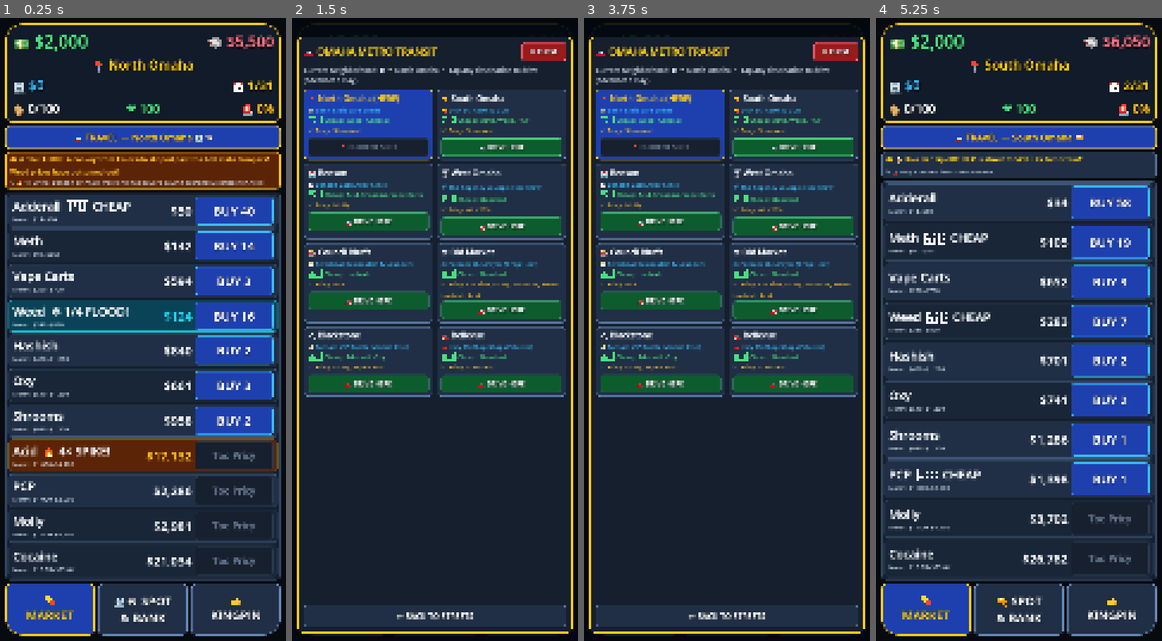
Above: before the commit, frames 1-4 (left to right).
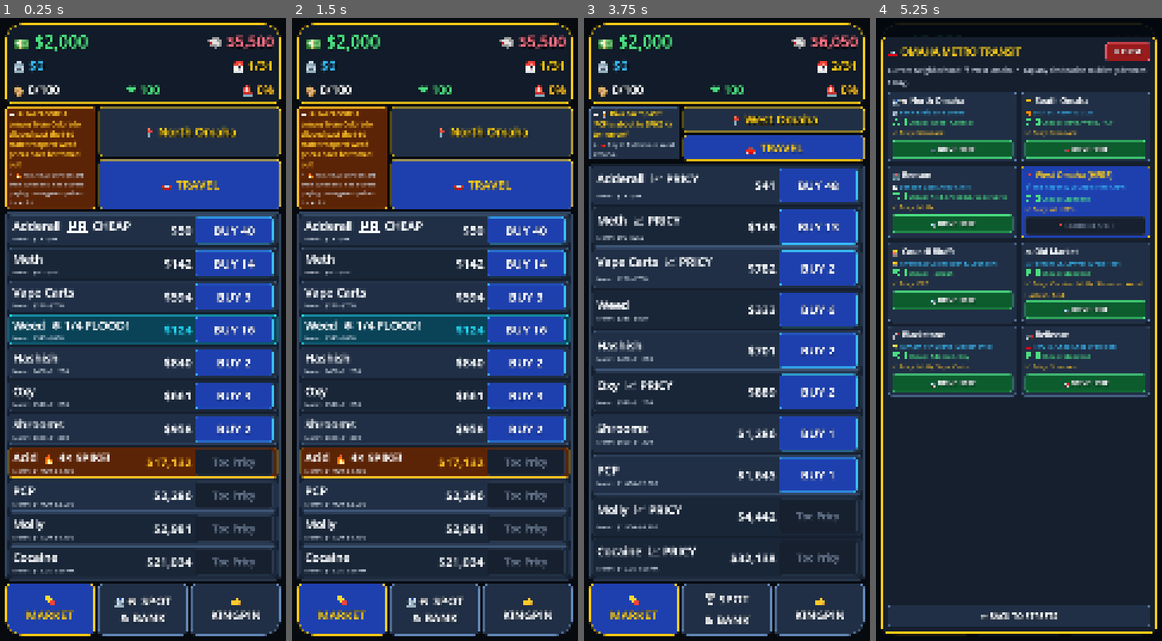
Above: after the commit, the same moments.

Repository: TimGoergen/dope-wars
Game: Godot game, scene res://Main.tscn
The game is run twice, just before and just after one commit, with the same random seed, the same clock (stepped at 60 frames per second) and the same inputs.
Inputs (mouse positions are in pixels of both pictures, inside the frame that each line leads up to):
- Up to frame 1 (0.25 s): no input
- Up to frame 2 (1.5 s): click (435, 136) at 0.5 s, where only the run before the commit has a clickable "🚗 TRAVEL — North Omaha 🏦🦈"; click (343, 155) at 1.27 s
- Up to frame 3 (3.75 s): click (686, 211) at 2.02 s; click (772, 186) at 2.75 s, where only the run after the commit has a clickable "🚗 TRAVEL"; click "BUY 40" at 3.5 s
- Up to frame 4 (5.25 s): click (927, 136) at 4.27 s; click (1064, 148) at 5 s, where only the run after the commit has a clickable "🚗 TRAVEL"

The runs differ from the first frame. In frame 1, 36% of the frame differs, in the area x 1-99%, y 6-90%; in frame 2, 53%, in the area x 1-99%, y 0-100%; in frame 3, 45%; in frame 4, 47%.

Commit message:
feat(ui): split top strip into 1/3 hold-to-expand News and 2/3 Location + Travel

Diff:
--- a/game/scripts/Main.gd
+++ b/game/scripts/Main.gd
@@ -32,6 +32,8 @@
 var _scanner_card: PanelContainer
 var _log_line_1: Label
 var _log_line_2: Label
+var _news_expand_panel: PanelContainer
+var _news_expand_vbox: VBoxContainer
 var _product_rows: Dictionary = {} # product_id -> Dictionary of nodes
 
 # Spot & Bank Tab Dynamic VBox
@@ -175,11 +177,31 @@
 	)
 	add_child(_dev_tuning_overlay)
 
+	# Press-and-Hold Expanded News Panel (grows up to 1200px / half screen height while held)
+	_news_expand_panel = PanelContainer.new()
+	_news_expand_panel.visible = false
+	_news_expand_panel.mouse_filter = Control.MOUSE_FILTER_IGNORE
+	_news_expand_panel.add_theme_stylebox_override("panel", UiPalette.make_box(UiPalette.PANEL_BG, UiPalette.GOLD_ACCENT, 16, 4, 16, 14))
+	add_child(_news_expand_panel)
+
+	var news_scroll := ScrollContainer.new()
+	news_scroll.horizontal_scroll_mode = ScrollContainer.SCROLL_MODE_DISABLED
+	news_scroll.size_flags_horizontal = Control.SIZE_EXPAND_FILL
+	news_scroll.size_flags_vertical = Control.SIZE_EXPAND_FILL
+	news_scroll.mouse_filter = Control.MOUSE_FILTER_IGNORE
+	_news_expand_panel.add_child(news_scroll)
+
+	_news_expand_vbox = VBoxContainer.new()
+	_news_expand_vbox.size_flags_horizontal = Control.SIZE_EXPAND_FILL
+	_news_expand_vbox.add_theme_constant_override("separation", 8)
+	_news_expand_vbox.mouse_filter = Control.MOUSE_FILTER_IGNORE
+	news_scroll.add_child(_news_expand_vbox)
+
 
 func _build_hero_header(parent: VBoxContainer) -> void:
 	var card := PanelContainer.new()
 	card.size_flags_horizontal = Control.SIZE_EXPAND_FILL
-	card.custom_minimum_size = Vector2(0, 304)
+	card.custom_minimum_size = Vector2(0, 268)
 	card.add_theme_stylebox_override("panel", UiPalette.make_hero_header_box())
 	parent.add_child(card)
 	_hero_card = card
@@ -188,7 +210,7 @@
 	vbox.size_flags_horizontal = Control.SIZE_EXPAND_FILL
 	vbox.size_flags_vertical = Control.SIZE_EXPAND_FILL
 	vbox.alignment = BoxContainer.ALIGNMENT_CENTER
-	vbox.add_theme_constant_override("separation", 10)
+	vbox.add_theme_constant_override("separation", 12)
 	card.add_child(vbox)
 
 	# Row 1: Edge-Pinned Left (Cash) and Right (Debt) with a wide empty center gap
@@ -207,11 +229,7 @@
 
 	_debt_lbl = UiPalette.add_hero_label(r1, "🦈 $5,500", UiPalette.FONT_HERO_DEBT, UiPalette.DEBT_CRIMSON, HORIZONTAL_ALIGNMENT_RIGHT)
 
-	# Centered Location Row (Below camera cutout): Red pin icon + Full District Name (no numbers)
-	_loc_lbl = UiPalette.add_hero_label(vbox, "📍 North Omaha", UiPalette.FONT_HERO, UiPalette.GOLD_ACCENT, HORIZONTAL_ALIGNMENT_CENTER)
-	_loc_lbl.size_flags_horizontal = Control.SIZE_EXPAND_FILL
-
-	# Row 2: Left (Bank) | Right (Calendar Icon + x/y)
+	# Row 2 (Below camera cutout): Left (Bank) | Right (Calendar Icon + x/y)
 	var r2 := HBoxContainer.new()
 	r2.size_flags_horizontal = Control.SIZE_EXPAND_FILL
 	r2.add_theme_constant_override("separation", 16)
@@ -250,17 +268,78 @@
 	vbox.size_flags_vertical = Control.SIZE_EXPAND_FILL
 	vbox.add_theme_constant_override("separation", 10)
 
-	# Action Row: Prominent Travel Bar (+ Finish Run on Final Day)
+	# Split Top Strip: Left 1/3 = News Display (press & hold to expand up to 1/2 screen height)
+	#                  Right 2/3 = Top half Location (📍 Full Name), Bottom half 🚗 TRAVEL button
+	var top_strip := HBoxContainer.new()
+	top_strip.size_flags_horizontal = Control.SIZE_EXPAND_FILL
+	top_strip.custom_minimum_size = Vector2(0, 178)
+	top_strip.add_theme_constant_override("separation", 12)
+	vbox.add_child(top_strip)
+
+	# Left 1/3: Newspaper News / Recent Transactions Display
+	_scanner_card = PanelContainer.new()
+	_scanner_card.size_flags_horizontal = Control.SIZE_EXPAND_FILL
+	_scanner_card.size_flags_vertical = Control.SIZE_EXPAND_FILL
+	_scanner_card.size_flags_stretch_ratio = 1.0
+	_scanner_card.clip_contents = true
+	_scanner_card.add_theme_stylebox_override("panel", UiPalette.make_box(UiPalette.CARD_BG, UiPalette.BORDER_BRIGHT, 14, 3, 14, 10))
+	top_strip.add_child(_scanner_card)
+
+	var scan_vbox := VBoxContainer.new()
+	scan_vbox.size_flags_horizontal = Control.SIZE_EXPAND_FILL
+	scan_vbox.size_flags_vertical = Control.SIZE_EXPAND_FILL
+	scan_vbox.add_theme_constant_override("separation", 4)
+	scan_vbox.mouse_filter = Control.MOUSE_FILTER_IGNORE
+	_scanner_card.add_child(scan_vbox)
+
+	_log_line_1 = UiPalette.add_label(scan_vbox, "📰 Welcome to Omaha.", UiPalette.FONT_SMALL, UiPalette.GOLD_ACCENT, true, true)
+	_log_line_1.mouse_filter = Control.MOUSE_FILTER_IGNORE
+	_log_line_2 = UiPalette.add_label(scan_vbox, "", UiPalette.FONT_TINY, UiPalette.TEXT_SECONDARY, true, false)
+	_log_line_2.mouse_filter = Control.MOUSE_FILTER_IGNORE
+
+	var news_hold_btn := Button.new()
+	UiPalette.style_flat_inert_button(news_hold_btn)
+	news_hold_btn.size_flags_horizontal = Control.SIZE_EXPAND_FILL
+	news_hold_btn.size_flags_vertical = Control.SIZE_EXPAND_FILL
+	news_hold_btn.button_down.connect(func() -> void:
+		_set_news_expanded(true)
+	)
+	news_hold_btn.button_up.connect(func() -> void:
+		_set_news_expanded(false)
+	)
+	_scanner_card.add_child(news_hold_btn)
+
+	# Right 2/3: Top half = Red Pin + Full Location Name; Bottom half = 🚗 TRAVEL button
+	var right_col := VBoxContainer.new()
+	right_col.size_flags_horizontal = Control.SIZE_EXPAND_FILL
+	right_col.size_flags_vertical = Control.SIZE_EXPAND_FILL
+	right_col.size_flags_stretch_ratio = 2.0
+	right_col.add_theme_constant_override("separation", 10)
+	top_strip.add_child(right_col)
+
+	var loc_card := PanelContainer.new()
+	loc_card.size_flags_horizontal = Control.SIZE_EXPAND_FILL
+	loc_card.size_flags_vertical = Control.SIZE_EXPAND_FILL
+	loc_card.custom_minimum_size = Vector2(0, 84)
+	loc_card.add_theme_stylebox_override("panel", UiPalette.make_box(UiPalette.CARD_BG, UiPalette.GOLD_ACCENT, 14, 3, 16, 8))
+	right_col.add_child(loc_card)
+
+	_loc_lbl = UiPalette.add_hero_label(loc_card, "📍 North Omaha", UiPalette.FONT_DRUG_NAME, UiPalette.GOLD_ACCENT, HORIZONTAL_ALIGNMENT_CENTER)
+	_loc_lbl.size_flags_horizontal = Control.SIZE_EXPAND_FILL
+	_loc_lbl.size_flags_vertical = Control.SIZE_EXPAND_FILL
+
 	var act_row := HBoxContainer.new()
 	act_row.size_flags_horizontal = Control.SIZE_EXPAND_FILL
+	act_row.size_flags_vertical = Control.SIZE_EXPAND_FILL
 	act_row.add_theme_constant_override("separation", 12)
-	vbox.add_child(act_row)
+	right_col.add_child(act_row)
 
 	_travel_btn = Button.new()
-	_travel_btn.text = "🚗 TRAVEL — North Omaha 🏦"
+	_travel_btn.text = "🚗 TRAVEL"
 	_travel_btn.size_flags_horizontal = Control.SIZE_EXPAND_FILL
-	_travel_btn.custom_minimum_size = Vector2(0, 88)
-	UiPalette.style_button(_travel_btn, UiPalette.BTN_PRIMARY, UiPalette.GOLD_ACCENT, UiPalette.GOLD_ACCENT, UiPalette.FONT_SUBHEAD, 14)
+	_travel_btn.size_flags_vertical = Control.SIZE_EXPAND_FILL
+	_travel_btn.custom_minimum_size = Vector2(0, 84)
+	UiPalette.style_button(_travel_btn, UiPalette.BTN_PRIMARY, UiPalette.GOLD_ACCENT, UiPalette.GOLD_ACCENT, UiPalette.FONT_DRUG_BTN, 14)
 	_travel_btn.pressed.connect(func() -> void:
 		Audio.play(&"tap")
 		_open_travel_modal()
@@ -270,27 +349,14 @@
 	_finish_run_btn = Button.new()
 	_finish_run_btn.text = "🏁 FINISH RUN"
 	_finish_run_btn.size_flags_horizontal = Control.SIZE_EXPAND_FILL
-	_finish_run_btn.custom_minimum_size = Vector2(0, 88)
+	_finish_run_btn.size_flags_vertical = Control.SIZE_EXPAND_FILL
+	_finish_run_btn.custom_minimum_size = Vector2(0, 84)
 	_finish_run_btn.visible = false
 	UiPalette.style_button(_finish_run_btn, UiPalette.BTN_SUCCESS, UiPalette.CASH_EMERALD, UiPalette.TEXT_PRIMARY, UiPalette.FONT_SUBHEAD, 14)
 	_finish_run_btn.pressed.connect(func() -> void:
 		_on_finish_run_pressed()
 	)
 	act_row.add_child(_finish_run_btn)
-
-	# High-Visibility 2-Line Police Scanner & Spike/Flood Alert Banner
-	_scanner_card = PanelContainer.new()
-	_scanner_card.size_flags_horizontal = Control.SIZE_EXPAND_FILL
-	_scanner_card.add_theme_stylebox_override("panel", UiPalette.make_box(UiPalette.CARD_BG, UiPalette.BORDER_BRIGHT, 14, 3, 18, 10))
-	vbox.add_child(_scanner_card)
-
-	var scan_vbox := VBoxContainer.new()
-	scan_vbox.size_flags_horizontal = Control.SIZE_EXPAND_FILL
-	scan_vbox.add_theme_constant_override("separation", 4)
-	_scanner_card.add_child(scan_vbox)
-
-	_log_line_1 = UiPalette.add_label(scan_vbox, "📻 Welcome to Omaha.", UiPalette.FONT_ROW_SUB, UiPalette.GOLD_ACCENT, true, true)
-	_log_line_2 = UiPalette.add_label(scan_vbox, "", UiPalette.FONT_TINY, UiPalette.TEXT_SECONDARY, true, false)
 
 	# Filtered Active Product Board (Only shows available or held products so rows expand ~35% taller)
 	var board := PanelContainer.new()
@@ -732,6 +798,37 @@
 	_summary_overlay.open_summary(state, meta, true)
 
 
+func _set_news_expanded(expanded: bool) -> void:
+	if _news_expand_panel == null:
+		return
+	if not expanded:
+		_news_expand_panel.visible = false
+		return
+
+	for c in _news_expand_vbox.get_children():
+		c.queue_free()
+
+	var card_rect := _scanner_card.get_global_rect()
+	var card_w := maxf(320.0, card_rect.size.x)
+	_news_expand_vbox.custom_minimum_size = Vector2(card_w - 36.0, 0.0)
+
+	UiPalette.add_label(_news_expand_vbox, "📰 RECENT TRANSACTIONS", UiPalette.FONT_SMALL, UiPalette.GOLD_ACCENT, true, true)
+	for i in range(state.scanner_log.size()):
+		var col := UiPalette.TEXT_PRIMARY if i == 0 else UiPalette.TEXT_SECONDARY
+		var lbl := UiPalette.add_label(_news_expand_vbox, "• " + String(state.scanner_log[i]), UiPalette.FONT_TINY, col, true, i == 0)
+		lbl.mouse_filter = Control.MOUSE_FILTER_IGNORE
+
+	# Compute required height to fit full history, capped at half the screen height (1200px)
+	var est_lines := 2
+	for msg in state.scanner_log:
+		est_lines += maxi(1, int(ceil(float(String(msg).length()) / 20.0)))
+	var target_h := clampf(float(est_lines) * 34.0 + 36.0, card_rect.size.y, 1200.0)
+
+	_news_expand_panel.position = card_rect.position
+	_news_expand_panel.size = Vector2(card_w, target_h)
+	_news_expand_panel.visible = true
+
+
 func _refresh_all() -> void:
 	var cur_d := OmahaCatalog.get_district(state.current_district_id)
 
@@ -741,8 +838,6 @@
 	_debt_lbl.text = "🦈 %s" % Money.format_short(state.debt)
 	_debt_lbl.add_theme_color_override("font_color", UiPalette.DEBT_CRIMSON if state.debt > 0 else UiPalette.CASH_EMERALD)
 
-	_loc_lbl.text = "📍 %s" % cur_d["name"]
-
 	var day_str := ("📅 %d" % state.day) if state.is_endless else ("📅 %d/%d" % [state.day, state.max_days])
 	_day_lbl.text = day_str
 	_day_lbl.add_theme_color_override("font_color", UiPalette.SPIKE_AMBER if state.is_final_day() else UiPalette.GOLD_ACCENT)
@@ -753,24 +848,25 @@
 	_heat_lbl.text = "🚨 %.0f%%" % state.heat
 	_heat_lbl.add_theme_color_override("font_color", UiPalette.POLICE_RED if state.heat >= 35.0 else UiPalette.SPIKE_AMBER)
 
-	# 2. Market Tab Travel & High-Contrast Scanner Alert Banner
-	_travel_btn.text = "🚗 TRAVEL — %s %s" % [cur_d["name"], cur_d["icon"]]
+	# 2. Split Top Strip: Right 2/3 (Location + Travel) & Left 1/3 (Newspaper News Display)
+	_loc_lbl.text = "📍 %s" % cur_d["name"]
+	_travel_btn.text = "🚗 TRAVEL"
 	_travel_btn.disabled = state.is_final_day()
 	_finish_run_btn.visible = state.is_final_day() and not state.run_completed and not state.game_over
 
 	var has_spike := state.active_market_events.values().has("spike")
 	var has_flood := state.active_market_events.values().has("flood")
 	if has_spike:
-		_scanner_card.add_theme_stylebox_override("panel", UiPalette.make_box(UiPalette.SPIKE_BG, UiPalette.SPIKE_AMBER, 14, 4, 18, 10))
+		_scanner_card.add_theme_stylebox_override("panel", UiPalette.make_box(UiPalette.SPIKE_BG, UiPalette.SPIKE_AMBER, 14, 4, 14, 10))
 		_log_line_1.add_theme_color_override("font_color", UiPalette.SPIKE_AMBER)
 	elif has_flood:
-		_scanner_card.add_theme_stylebox_override("panel", UiPalette.make_box(UiPalette.FLOOD_BG, UiPalette.FLOOD_CYAN, 14, 4, 18, 10))
+		_scanner_card.add_theme_stylebox_override("panel", UiPalette.make_box(UiPalette.FLOOD_BG, UiPalette.FLOOD_CYAN, 14, 4, 14, 10))
 		_log_line_1.add_theme_color_override("font_color", UiPalette.FLOOD_CYAN)
 	else:
-		_scanner_card.add_theme_stylebox_override("panel", UiPalette.make_box(UiPalette.CARD_BG, UiPalette.BORDER_BRIGHT, 14, 3, 18, 10))
+		_scanner_card.add_theme_stylebox_override("panel", UiPalette.make_box(UiPalette.CARD_BG, UiPalette.BORDER_BRIGHT, 14, 3, 14, 10))
 		_log_line_1.add_theme_color_override("font_color", UiPalette.GOLD_ACCENT)
 
-	_log_line_1.text = "📻 " + (state.scanner_log[0] if state.scanner_log.size() > 0 else "Ready.")
+	_log_line_1.text = "📰 " + (state.scanner_log[0] if state.scanner_log.size() > 0 else "Ready.")
 	if state.scanner_log.size() > 1 and not String(state.scanner_log[1]).is_empty():
 		_log_line_2.visible = true
 		_log_line_2.text = "↳ " + String(state.scanner_log[1])
--- a/game/scripts/core/GameState.gd
+++ b/game/scripts/core/GameState.gd
@@ -129,8 +129,8 @@
 
 func log_scanner(msg: String) -> void:
 	scanner_log.push_front(msg)
-	if scanner_log.size() > 30:
-		scanner_log.resize(30)
+	if scanner_log.size() > 80:
+		scanner_log.resize(80)
 
 
 # --- Telemetry & Capacity Getters ---------------------------------------------------------------
--- a/game/sim/UiLayoutTest.gd
+++ b/game/sim/UiLayoutTest.gd
@@ -32,11 +32,25 @@
 		return
 	var loc_lbl: Label = main._loc_lbl
 	var day_lbl: Label = main._day_lbl
+	var travel_btn: Button = main._travel_btn
+	var scanner_card: PanelContainer = main._scanner_card
+	var log_line_1: Label = main._log_line_1
 	var expected_loc := "📍 %s" % String(OmahaCatalog.get_district(main.state.current_district_id)["name"])
-	if loc_lbl.text != expected_loc or loc_lbl.horizontal_alignment != HORIZONTAL_ALIGNMENT_CENTER or not day_lbl.text.begins_with("📅 ") or day_lbl.text.contains("Day"):
-		push_error("FAIL [Hero Location/Day]: loc='%s' (expected '%s') day='%s'" % [loc_lbl.text, expected_loc, day_lbl.text])
+	if loc_lbl.text != expected_loc or loc_lbl.get_global_rect().position.y < hero_rect.end.y or travel_btn.text != "🚗 TRAVEL" or not log_line_1.text.begins_with("📰 ") or not day_lbl.text.begins_with("📅 ") or day_lbl.text.contains("Day"):
+		push_error("FAIL [Split Strip & Header]: loc='%s' travel='%s' news='%s' day='%s'" % [loc_lbl.text, travel_btn.text, log_line_1.text, day_lbl.text])
 		quit(1)
 		return
+	if scanner_card.get_global_rect().size.x > 400.0 or loc_lbl.get_global_rect().position.x <= scanner_card.get_global_rect().end.x:
+		push_error("FAIL [1/3 vs 2/3 Split]: scanner_rect=%s loc_rect=%s" % [str(scanner_card.get_global_rect()), str(loc_lbl.get_global_rect())])
+		quit(1)
+		return
+	main._set_news_expanded(true)
+	var exp_panel: PanelContainer = main._news_expand_panel
+	if not exp_panel.visible or exp_panel.size.y > 1200.0:
+		push_error("FAIL [News Hold Expand]: visible=%s size=%s" % [str(exp_panel.visible), str(exp_panel.size)])
+		quit(1)
+		return
+	main._set_news_expanded(false)
 	var tab0_btn: Button = main._tab_buttons[0]
 	var tab2_btn: Button = main._tab_buttons[2]
 	var tab0_rect: Rect2 = tab0_btn.get_global_rect()
